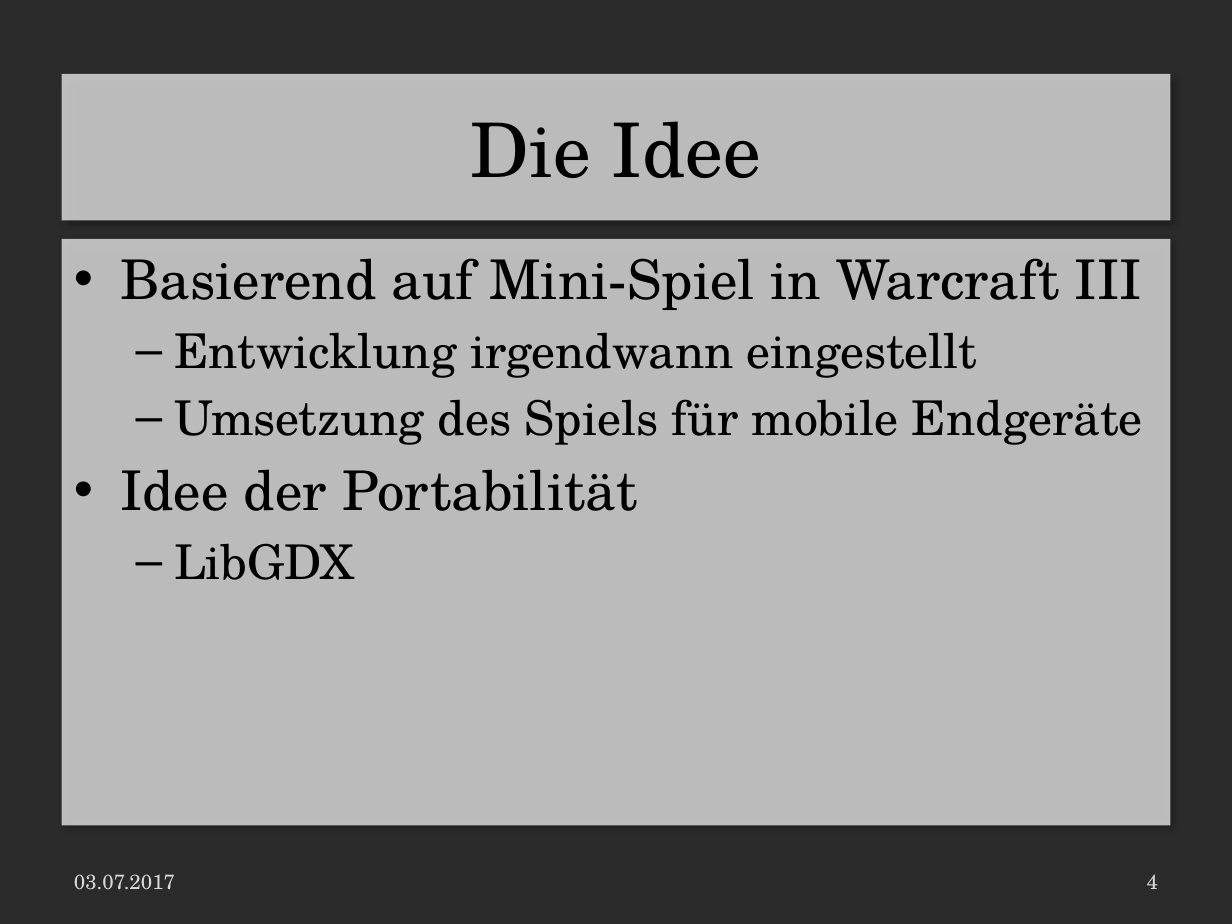
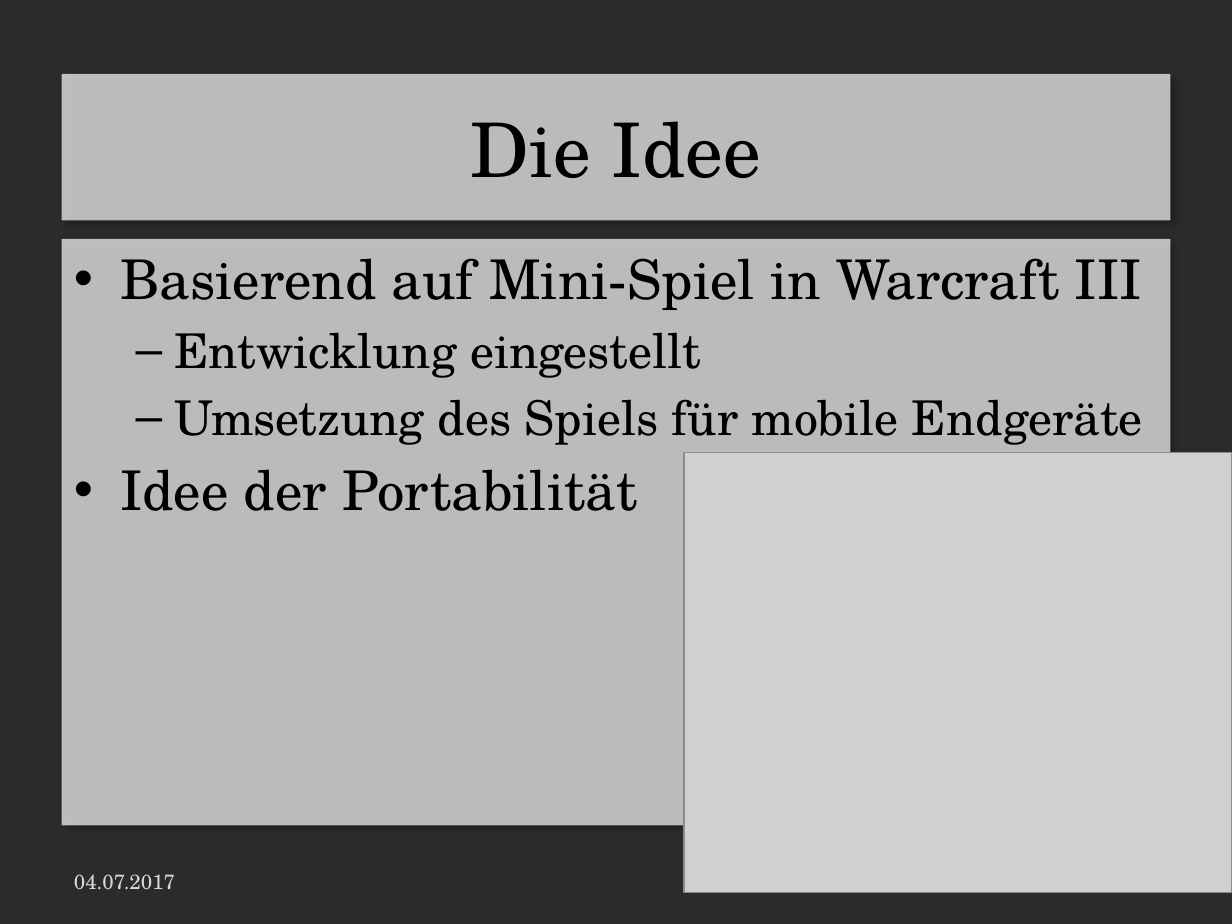
Before and after one commit to LaurenzGebauer/ElementTD, a slide deck: slide 4 of svn/JG16S17P06/trunk/Documentation/ProjectDocumentation/Presentation.pptx. Drawn at 1232x924 pixels with LibreOffice and Linux fonts; fonts in the diff are those of the drawing; grey boxes stand for pictures; background and template pictures are left out; a plain dark background stands for a picture behind light text. Boxes give left, top, right and bottom in pixels: in the first picture for what was removed or moved away, otherwise in the second. Text is boxed around its words. In the diff, an @@ line names an element or a change of style, - is before the commit and + after.

```diff
--- a/svn/JG16S17P06/trunk/Documentation/ProjectDocumentation/Presentation.pptx
+++ b/svn/JG16S17P06/trunk/Documentation/ProjectDocumentation/Presentation.pptx
@@ text at <box>174,332,701,378</box>: text changed @@
-  – Entwicklung irgendwann eingestellt
+  – Entwicklung eingestellt
@@ picture added at <box>684,452,1232,892</box> @@
@@ text at <box>174,543,354,580</box>: paragraph removed @@
-  – LibGDX
@@ text at <box>74,874,175,890</box>: text changed @@
-03.07.2017
+04.07.2017
```
Also in this commit, not shown: 12 other slides changed, 4 slides added, 4 other files.
